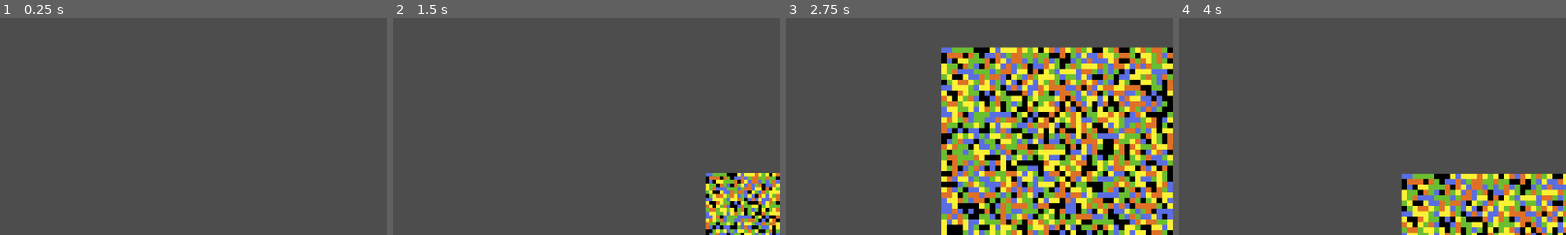
Above: before the commit, frames 1-4 (left to right).
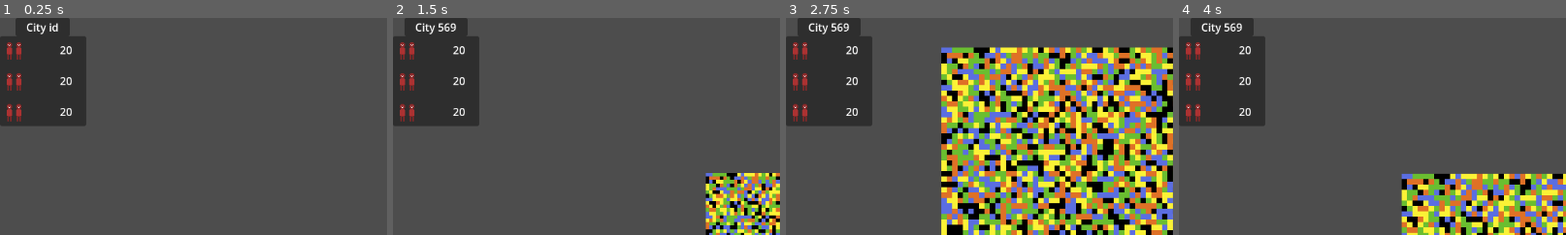
Above: after the commit, the same moments.

Repository: ThreeCoffees/cassini-hackathon
Game: Godot game, scene res://test_scenes/leon/tilemap_gen_test.tscn
The game is run twice, just before and just after one commit, with the same random seed, the same clock (stepped at 60 frames per second) and the same inputs. The project has no main scene, so this scene is started directly.
Inputs (mouse positions are % of the whole screen's width and height, from its top left):
- Up to frame 1 (0.25 s): no input
- Up to frame 2 (1.5 s): tap Enter at 0.5 s; move the mouse to (72, 45) at 0.52 s; hold D (right) 0.53-1.28 s; hold Mouse wheel up (zoom_in) 0.53-1.28 s; click (72, 45) at 0.67 s; move the mouse to (30, 55) at 1.27 s; hold S (down) from 1.28 s (still down); tap Mouse wheel down (zoom_out) at 1.35 s; click (30, 55) at 1.42 s
- Up to frame 3 (2.75 s): move the mouse to (60, 28) at 2.02 s; release S (down) at 2.03 s; hold D (right) from 2.03 s (still down); hold Mouse wheel up (zoom_in) from 2.03 s (still down); click (60, 28) at 2.17 s
- Up to frame 4 (4 s): move the mouse to (45, 70) at 2.77 s; release D (right) at 2.78 s; release Mouse wheel up (zoom_in) at 2.78 s; hold W (up) 2.78-3.53 s; tap Mouse wheel down (zoom_out) at 2.85 s; click (45, 70) at 2.92 s; move the mouse to (80, 65) at 3.52 s; hold A (left) from 3.53 s (still down); hold Mouse wheel up (zoom_in) from 3.53 s (still down); click (80, 65) at 3.67 s
The pictures show only the part of the screen within x 0-50%, y 0-50%; the shares and areas given below are measured in that part.

The runs differ from the first frame. In frame 1, 10% of the frame differs, in the area x 0-23%, y 0-50%; in frame 2, 10%; in frame 3, 10%; in frame 4, 10%.

Commit message:
Add city inspector wip and selection tile textures

Diff:
--- /dev/null
+++ b/scenes/ui/city_inspector.tscn
@@ -0,0 +1,48 @@
+[gd_scene load_steps=3 format=3 uid="uid://8qhk40k3dt5s"]
+
+[ext_resource type="Script" uid="uid://gc7k1ktvqciw" path="res://scripts/ui/city_inspector.gd" id="1_jo5e0"]
+[ext_resource type="PackedScene" uid="uid://c7h2x38t0mbbm" path="res://scenes/ui/property_info.tscn" id="1_x1ltm"]
+
+[node name="CityInspector" type="Control" node_paths=PackedStringArray("city_label", "properties_container")]
+layout_mode = 3
+anchors_preset = 0
+script = ExtResource("1_jo5e0")
+city_label = NodePath("VBoxContainer/CityHeader/MarginContainer/Label")
+properties_container = NodePath("VBoxContainer/Properties/VBoxContainer")
+
+[node name="VBoxContainer" type="VBoxContainer" parent="."]
+layout_mode = 0
+offset_right = 40.0
+offset_bottom = 40.0
+theme_override_constants/separation = 0
+
+[node name="CityHeader" type="PanelContainer" parent="VBoxContainer"]
+layout_mode = 2
+size_flags_horizontal = 4
+
+[node name="MarginContainer" type="MarginContainer" parent="VBoxContainer/CityHeader"]
+layout_mode = 2
+theme_override_constants/margin_left = 16
+theme_override_constants/margin_top = 2
+theme_override_constants/margin_right = 16
+theme_override_constants/margin_bottom = 2
+
+[node name="Label" type="Label" parent="VBoxContainer/CityHeader/MarginContainer"]
+layout_mode = 2
+text = "City id"
+
+[node name="Properties" type="PanelContainer" parent="VBoxContainer"]
+layout_mode = 2
+
+[node name="VBoxContainer" type="VBoxContainer" parent="VBoxContainer/Properties"]
+custom_minimum_size = Vector2(128, 0)
+layout_mode = 2
+
+[node name="PropertyInfo" parent="VBoxContainer/Properties/VBoxContainer" instance=ExtResource("1_x1ltm")]
+layout_mode = 2
+
+[node name="PropertyInfo2" parent="VBoxContainer/Properties/VBoxContainer" instance=ExtResource("1_x1ltm")]
+layout_mode = 2
+
+[node name="PropertyInfo3" parent="VBoxContainer/Properties/VBoxContainer" instance=ExtResource("1_x1ltm")]
+layout_mode = 2
--- /dev/null
+++ b/scenes/ui/property_info.tscn
@@ -0,0 +1,24 @@
+[gd_scene load_steps=2 format=3 uid="uid://c7h2x38t0mbbm"]
+
+[ext_resource type="Texture2D" uid="uid://c32qdssgr4551" path="res://assets/icons/population.png" id="1_f7tcu"]
+
+[node name="PropertyInfo" type="MarginContainer"]
+theme_override_constants/margin_left = 5
+theme_override_constants/margin_top = 5
+theme_override_constants/margin_right = 20
+theme_override_constants/margin_bottom = 5
+
+[node name="HBoxContainer" type="HBoxContainer" parent="."]
+layout_mode = 2
+
+[node name="PropertyIcon" type="TextureRect" parent="HBoxContainer"]
+layout_mode = 2
+texture = ExtResource("1_f7tcu")
+
+[node name="Spacer" type="Control" parent="HBoxContainer"]
+layout_mode = 2
+size_flags_horizontal = 3
+
+[node name="PropertyValue" type="Label" parent="HBoxContainer"]
+layout_mode = 2
+text = "20"
--- a/scripts/tilemaps/tile_picker.gd
+++ b/scripts/tilemaps/tile_picker.gd
@@ -2,6 +2,8 @@
 
 @export var debug: bool = false
 @export var terrain_generator: TerrainGenerator
+
+signal faction_picked(faction_id: int)
 
 var selected_city: int = -1
 enum TileTypes{
@@ -16,12 +18,15 @@
 	var x = cell_coords.x
 	var y = cell_coords.y
 	var selected_type = terrain_generator.terrain_array[x][y]
+
 	if debug:
 		print("Selected ", cell_coords)
+
 
 	match selected_type:
 		TileTypes.CITY:
 			selected_city = CityManager.get_cell_faction_id(cell_coords)
+			faction_picked.emit(selected_city)
 			if debug:
 				print("CITY STANDS AT YOUR COMMAND: ", selected_city)
 		TileTypes.AGRI, TileTypes.WOODS:
--- /dev/null
+++ b/scripts/ui/city_inspector.gd
@@ -0,0 +1,10 @@
+class_name CityInspector extends Control
+
+@export var debug: bool = false
+@export var city_label: Label
+@export var properties_container: VBoxContainer
+
+func _on_faction_picked(faction_id: int) -> void:
+	if debug:
+		print("faction %d picked" % faction_id)
+	city_label.text = "City %d" % faction_id
--- a/test_scenes/leon/tilemap_gen_test.tscn
+++ b/test_scenes/leon/tilemap_gen_test.tscn
@@ -1,9 +1,10 @@
-[gd_scene load_steps=5 format=3 uid="uid://b6nwjmr5iton0"]
+[gd_scene load_steps=6 format=3 uid="uid://b6nwjmr5iton0"]
 
 [ext_resource type="PackedScene" uid="uid://bn0f8e3irhsby" path="res://scenes/tilemap/terrain_tilemap_layer.tscn" id="1_ein4j"]
 [ext_resource type="Script" uid="uid://bdl5rqghktdon" path="res://scripts/tilemaps/terrain_generator.gd" id="2_ein4j"]
 [ext_resource type="Script" uid="uid://k8g82vfnkuei" path="res://scripts/tilemaps/tile_picker.gd" id="3_34c7q"]
 [ext_resource type="PackedScene" uid="uid://drttlxlck2el7" path="res://scenes/camera/ZoomingCamera2D.tscn" id="3_pmoas"]
+[ext_resource type="PackedScene" uid="uid://8qhk40k3dt5s" path="res://scenes/ui/city_inspector.tscn" id="5_pmoas"]
 
 [node name="TilemapGenTest" type="Node2D"]
 
@@ -18,8 +19,14 @@
 
 [node name="TilePicker" type="Node" parent="Tilemap" node_paths=PackedStringArray("terrain_generator")]
 script = ExtResource("3_34c7q")
-debug = true
 terrain_generator = NodePath("../TerrainGenerator")
 
 [node name="Camera2D" parent="." instance=ExtResource("3_pmoas")]
 position = Vector2(-69, 369)
+
+[node name="GUI" type="CanvasLayer" parent="."]
+
+[node name="CityInspector" parent="GUI" instance=ExtResource("5_pmoas")]
+debug = true
+
+[connection signal="faction_picked" from="Tilemap/TilePicker" to="GUI/CityInspector" method="_on_faction_picked"]
Binary file added: assets/icons/population.png
Not shown, added: assets/icons/population.png.import
Binary file added: assets/tilesets/tmp_selection.aseprite
Binary file added: assets/tilesets/tmp_selection.png
Not shown, added: assets/tilesets/tmp_selection.png.import
Not shown, added: scripts/ui/city_inspector.gd.uid
